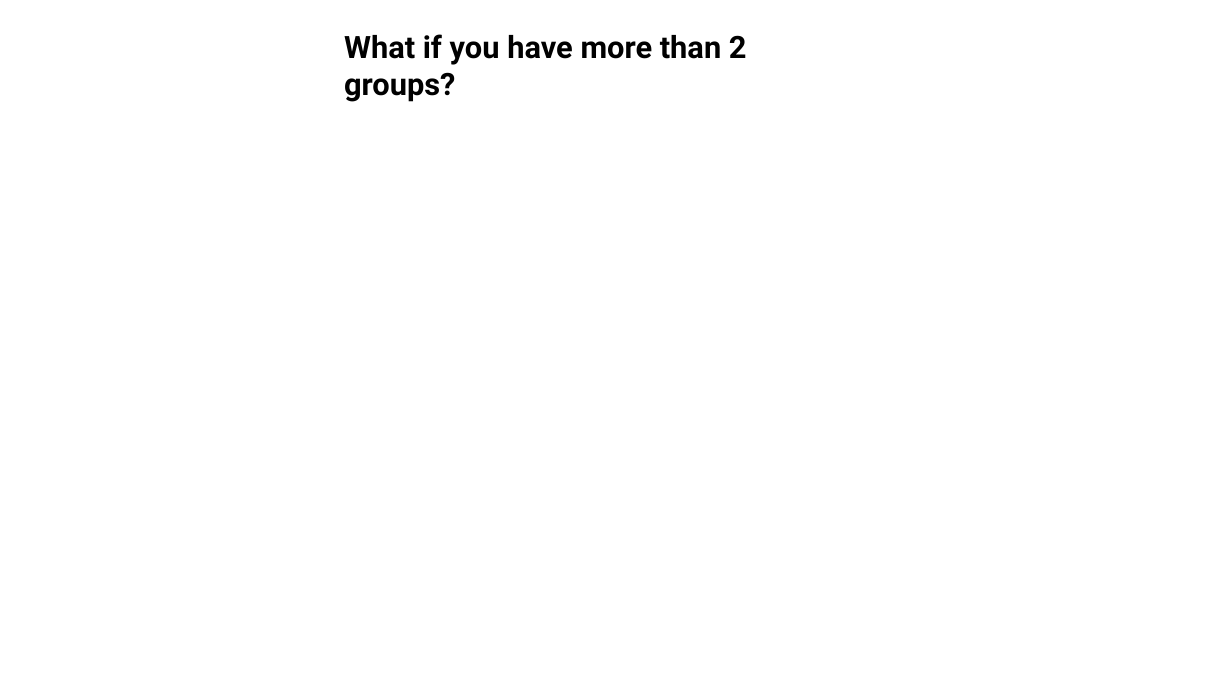
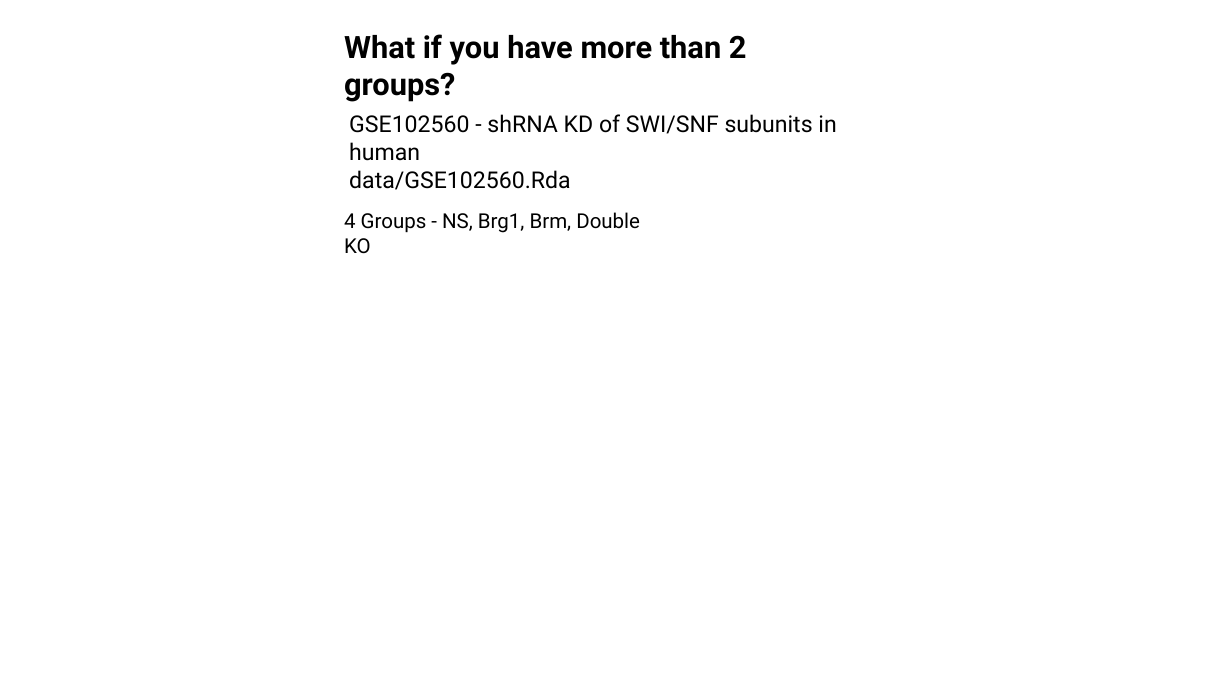
Before and after one commit to jraab/GNET749_RNAseq, a slide deck: slide 2 of lectures/2024_GNET_Class6_Viz_ExpDesign.pptx. Drawn at 1232x693 pixels with LibreOffice and Linux fonts; fonts in the diff are those of the drawing. Boxes give left, top, right and bottom in pixels: in the first picture for what was removed or moved away, otherwise in the second. Text is boxed around its words. In the diff, an @@ line names an element or a change of style, - is before the commit and + after.

```diff
--- a/lectures/2024_GNET_Class6_Viz_ExpDesign.pptx
+++ b/lectures/2024_GNET_Class6_Viz_ExpDesign.pptx
@@ text added at [349,114,836,190], 18 pt, text #000000 @@
+GSE102560 - shRNA KD of SWI/SNF subunits in human
+data/GSE102560.Rda
@@ text added at [344,212,640,254], 16 pt, text #000000 @@
+4 Groups - NS, Brg1, Brm, Double KO
```
Also in this commit, not shown: 14 other slides changed, 9 slides added, 5 slides removed, 16 other files.
